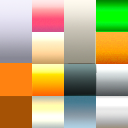
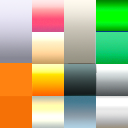
Before/after of a 128x128 layered artwork. What changed in the layer stack:
pixels changed over [0,6,128,128] (layer not identified)
